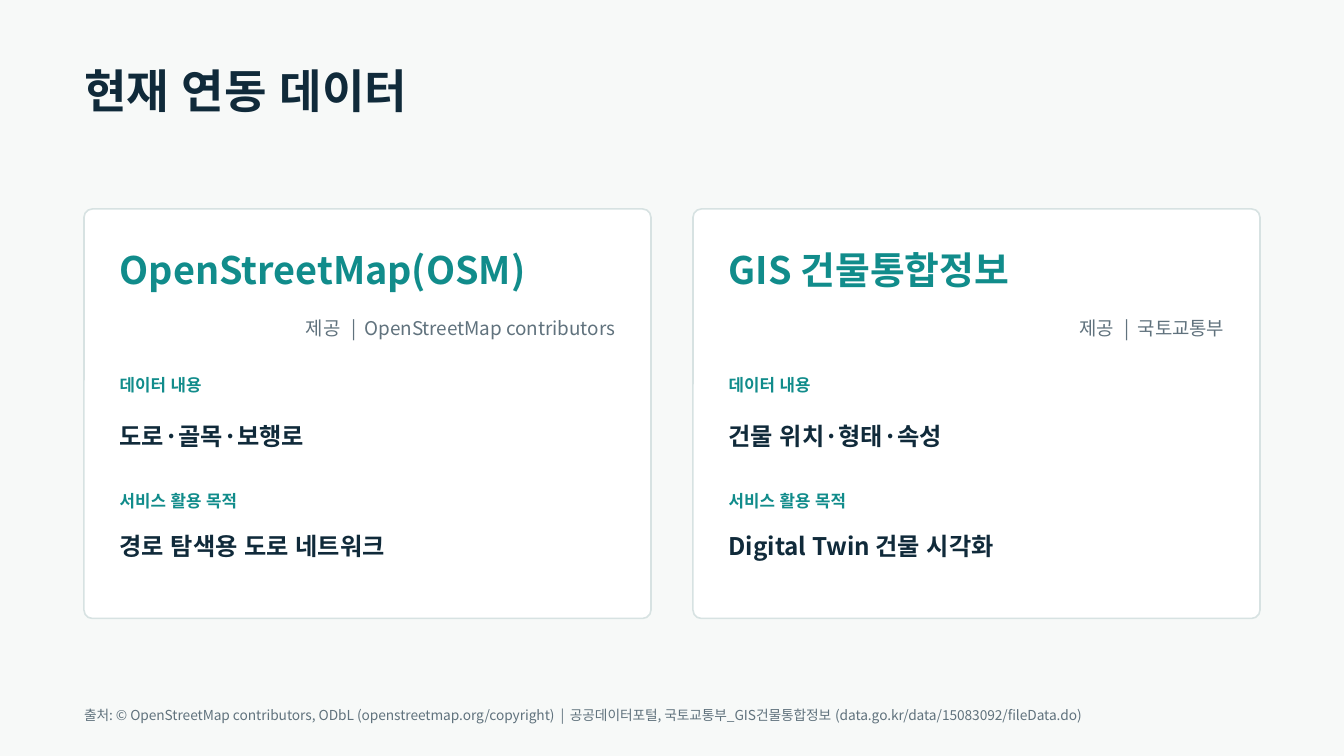
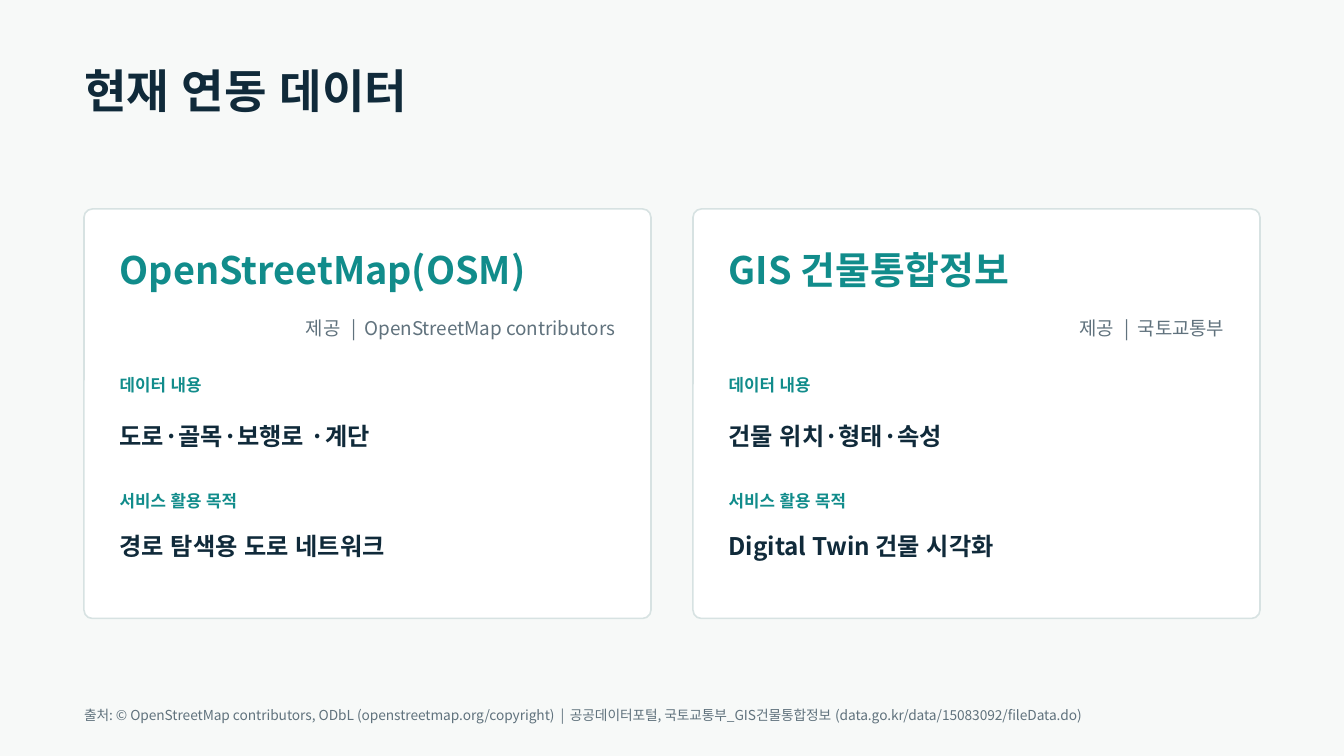
Before and after one commit to taein0926/SafeAlley, a slide deck: slide 7 of output/SafeAlley_Digital_Twin_발표자료_8p_v3.pptx. Drawn at 1344x756 pixels with LibreOffice and Linux fonts; fonts in the diff are those of the drawing. Boxes give left, top, right and bottom in pixels: in the first picture for what was removed or moved away, otherwise in the second. Text is boxed around its words. In the diff, an @@ line names an element or a change of style, - is before the commit and + after.

Commit message:
docs: update SafeAlley presentation

```diff
--- a/output/SafeAlley_Digital_Twin_발표자료_8p_v3.pptx
+++ b/output/SafeAlley_Digital_Twin_발표자료_8p_v3.pptx
@@ text at [120,424,370,447]: text changed @@
-도로·골목·보행로
+도로·골목·보행로 ·계단
```
